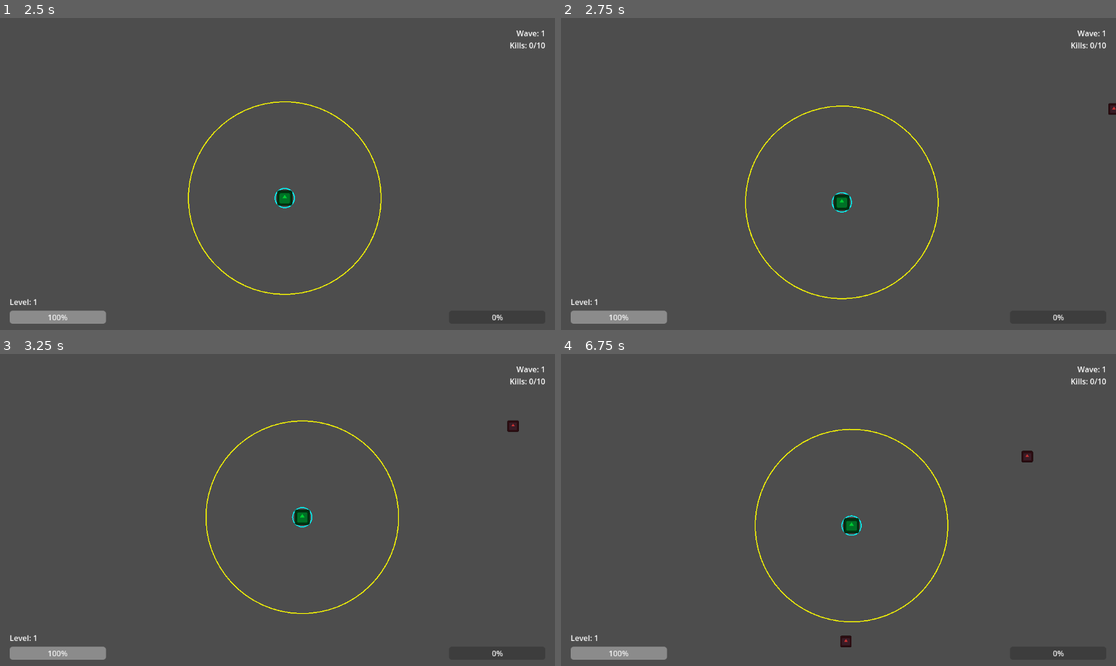
Above: before the commit, frames 1-4 (two rows, left to right).
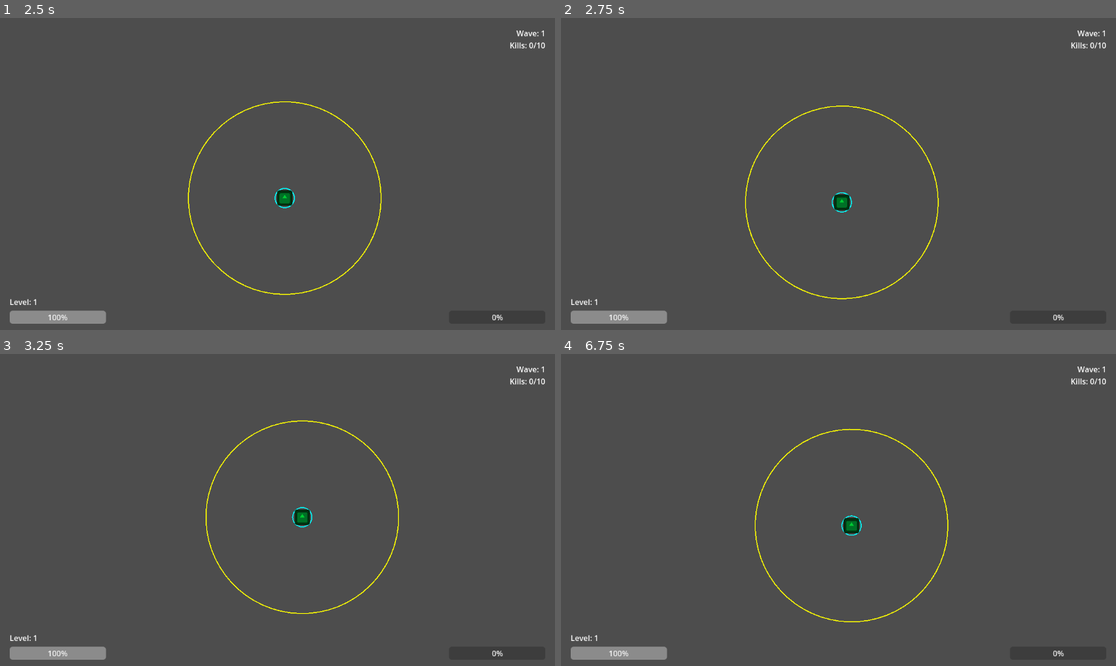
Above: after the commit, the same moments.

Repository: JohnAndante/nospheratus-must-die
Game: Godot game, scene res://scenes/MainMenu.tscn
Two runs of this game, one before a commit and one after it. Both use one fixed random seed, a clock stepped at 60 frames per second and the inputs below. The engine's default icon, where the game draws it, is replaced by a stand-in: a white triangle on a blue panel in a dark square.
Inputs:
- Up to frame 1 (2.5 s): click "Jogar" at 0.5 s; tap Enter (ui_accept) at 1.25, 1.52, 2.27 s; hold D (move_right) 1.28-2.03 s; hold S (move_down) from 2.03 s (still down)
- Up to frame 2 (2.75 s): keep holding S (move_down)
- Up to frame 3 (3.25 s): release S (move_down) at 2.78 s; hold D (move_right) from 2.78 s (still down)
- Up to frame 4 (6.75 s): release D (move_right) at 3.53 s; hold W (move_up) 3.53-4.28 s; tap Enter (ui_accept) at 3.77, 4.52, 5.27 s; hold A (move_left) 4.28-5.78 s; hold S (move_down) 5.78-6.53 s; hold D (move_right) from 6.53 s (still down)

Frame 1 is identical in both runs. In frame 2, less than 0.1% of the frame differs, in the area x 98-100%, y 27-31%; in frame 3, less than 0.1%; in frame 4, 0.2%, in the area x 50-86%, y 30-94%.

Commit message:
#1 - refactor: Improved enemies pool balance

Diff:
--- a/scripts/Main.gd
+++ b/scripts/Main.gd
@@ -17,10 +17,10 @@
 
 var enemies = []
 var spawn_timer = 0.0
-var spawn_interval = 2.0
+var spawn_interval = 2.8
 var wave = 1
 var enemies_killed_this_wave = 0
-var enemies_per_wave = 10
+var enemies_per_wave = 12
 
 func _ready():
 	# Configurar sinais do player
@@ -46,19 +46,25 @@
 func spawn_enemy():
 	var enemy_scene_to_use = enemy_scene
 
-	# Escolher tipo de inimigo baseado na wave
+	# Escolher tipo de inimigo baseado na wave com chances progressivas
 	var rand = randf()
-	if wave >= 3 and rand < 0.3:
+	var fast_chance = min(0.4, 0.1 + (wave * 0.05))  # Aumenta chance com wave
+	var tank_chance = min(0.3, 0.05 + (wave * 0.03))  # Aumenta chance com wave
+
+	if wave >= 2 and rand < fast_chance:
 		if fast_enemy_scene:
 			enemy_scene_to_use = fast_enemy_scene
-	elif wave >= 5 and rand < 0.2:
+	elif wave >= 4 and rand < (fast_chance + tank_chance):
 		if tank_enemy_scene:
 			enemy_scene_to_use = tank_enemy_scene
 
 	var enemy = enemy_scene_to_use.instantiate()
 
-#	Spawnar inimigo fora da tela
-	var spawn_distance = 600
+	# Aplicar difficulty scaling nos inimigos
+	apply_difficulty_scaling(enemy)
+
+	# Spawnar inimigo fora da tela
+	var spawn_distance = 700
 	var angle = randf() * TAU
 	var spawn_pos = player.global_position + Vector2(cos(angle), sin(angle)) * spawn_distance
 
@@ -82,15 +88,46 @@
 func next_wave():
 	wave += 1
 	enemies_killed_this_wave = 0
-	enemies_per_wave = int(enemies_per_wave * 1.2)
+	enemies_per_wave = int(enemies_per_wave * 1.3)
 
-	# Aumentar dificuldade
-	spawn_interval = max(0.5, spawn_interval * 0.9)
-#
+	# Aumentar dificuldade progressivamente
+	spawn_interval = max(0.3, spawn_interval * 0.85)
+
+	# Aumentar vida e dano dos inimigos a cada 3 waves
+	if wave % 3 == 0:
+		increase_enemy_difficulty()
+
+	# Spawnar inimigos mais fortes em waves específicas
+	if wave % 5 == 0:
+		print("Wave especial! Inimigos mais fortes aparecem!")
+
 	# Atualizar UI
 	wave_label.text = "Wave: " + str(wave)
 	update_kill_count_ui()
 	print("Wave ", wave, " começou! Inimigos para matar: ", enemies_per_wave)
+	print("Intervalo de spawn: ", spawn_interval, "s")
+
+func increase_enemy_difficulty():
+	# Esta função será chamada pelos inimigos quando spawnarem
+	# Vamos criar um multiplicador global de dificuldade
+	var difficulty_multiplier = 1.0 + (wave * 0.1)  # +10% por wave
+	print("Dificuldade aumentada! Multiplicador: ", difficulty_multiplier)
+
+func apply_difficulty_scaling(enemy):
+	# Multiplicador de dificuldade baseado na wave
+	var difficulty_multiplier = 1.0 + (wave * 0.15)  # +15% por wave
+
+	# Aumentar vida e dano do inimigo
+	if enemy.has_method("set_difficulty"):
+		enemy.set_difficulty(difficulty_multiplier)
+	else:
+		# Aplicar diretamente se não tiver método específico
+		enemy.health = int(enemy.health * difficulty_multiplier)
+		enemy.damage = int(enemy.damage * difficulty_multiplier)
+
+		# Limitar o scaling para não ficar impossível
+		enemy.health = min(enemy.health, enemy.health * 3)  # Máximo 3x a vida original
+		enemy.damage = min(enemy.damage, enemy.damage * 2)  # Máximo 2x o dano original
 
 func update_kill_count_ui():
 	kill_count_label.text = "Kills: " + str(enemies_killed_this_wave) + "/" + str(enemies_per_wave)
